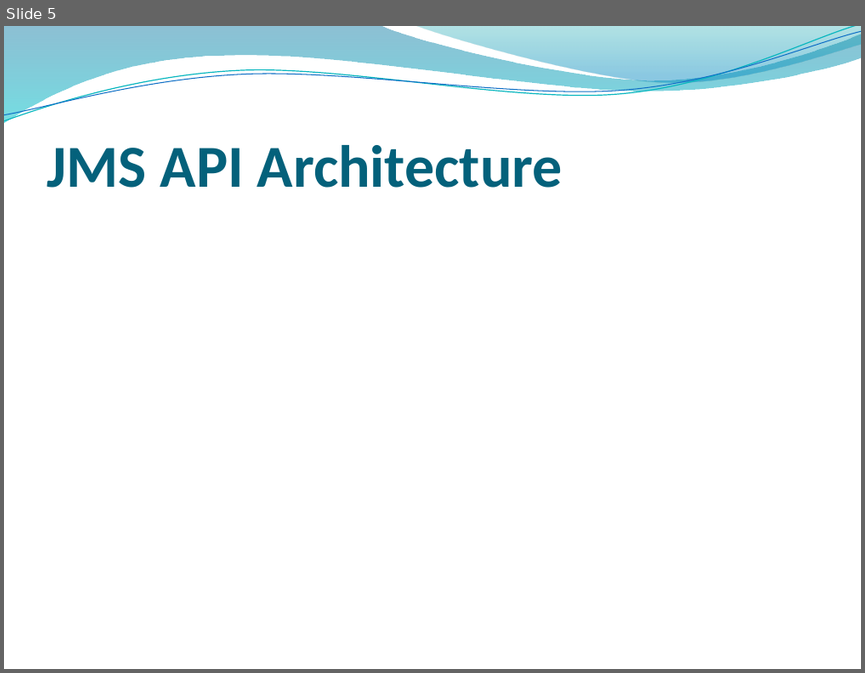
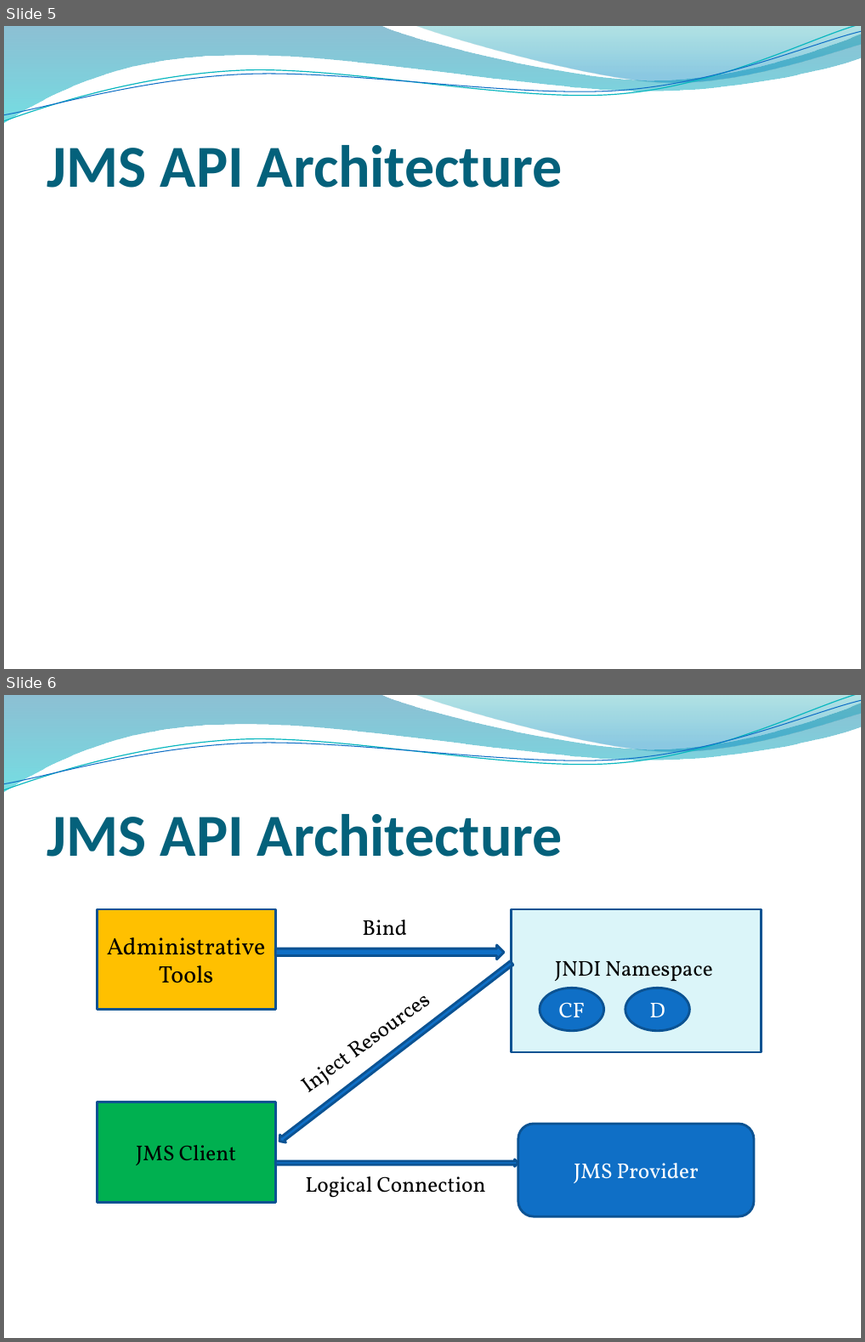
Before and after one commit to shovonis/presentation, a slide deck: jms.pptx. Shown one above the other, each under a label of ours: slide 5 before the commit, slides 5 and 6 after it. The pictures are 865x673 and 865x1342 pixels, drawn with LibreOffice and Linux fonts; fonts in the diff are those of the drawing; background and template pictures are left out. Boxes give left, top, right and bottom in pixels: in the first picture for what was removed or moved away, otherwise in the second. Text is boxed around its words. In the diff, an @@ line names an element or a change of style, - is before the commit and + after.

Commit message:
JMS API

```diff
--- a/jms.pptx
+++ b/jms.pptx
@@ slide 6 added at (x1=4, y1=695, x2=861, y2=1338), background picture (left out); not listed: 4 template elements that a slide beside it also shows @@
@@ title added at (x1=46, y1=814, x2=562, y2=857), 50 pt, text #04617B, bold @@
+JMS API Architecture
@@ rectangle added at (x1=97, y1=909, x2=275, y2=1009), fill #FFC000, outline #0B5292 2 pt, 20 pt, text #000000 @@
+Administrative Tools
@@ text added at (x1=362, y1=919, x2=407, y2=936), 18 pt, text #000000 @@
+Bind
@@ rectangle added at (x1=511, y1=909, x2=761, y2=1052), fill #DBF5F9, outline #0B5292 2 pt, 18 pt, text #000000 @@
+JNDI Namespace
@@ right arrow added at (x1=276, y1=945, x2=505, y2=959), fill #0F6FC6, outline #0B5292 2 pt @@
@@ right arrow added at (x1=276, y1=959, x2=514, y2=1145), fill #0F6FC6, outline #0B5292 2 pt @@
@@ text added at (x1=286, y1=974, x2=448, y2=1106), 18 pt, text #000000 @@
+Inject Resources
@@ ellipse added at (x1=540, y1=988, x2=604, y2=1031), fill #0F6FC6, outline #0B5292 2 pt, 18 pt, text #FFFFFF @@
+CF
@@ ellipse added at (x1=625, y1=988, x2=689, y2=1031), fill #0F6FC6, outline #0B5292 2 pt, 18 pt, text #FFFFFF @@
+D
@@ rectangle added at (x1=97, y1=1102, x2=275, y2=1202), fill #00B050, outline #0B5292 2 pt, 18 pt, text #000000 @@
+JMS Client
@@ rounded rectangle added at (x1=518, y1=1123, x2=754, y2=1216), fill #0F6FC6, outline #0B5292 2 pt, 18 pt, text #FFFFFF @@
+JMS Provider
@@ right arrow added at (x1=276, y1=1159, x2=518, y2=1166), fill #0F6FC6, outline #0B5292 2 pt @@
@@ text added at (x1=305, y1=1176, x2=486, y2=1197), 18 pt, text #000000 @@
+Logical Connection
```
Also in this commit, not shown: 1 slide removed.
